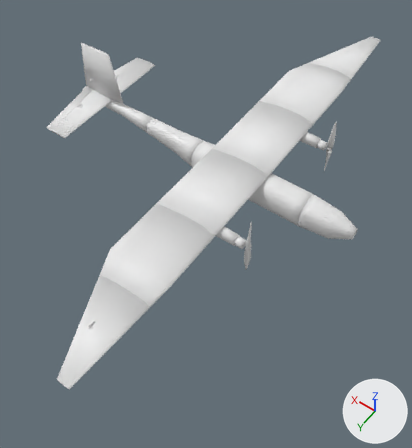
Two versions of the glTF model docs/demo/data/step/15.glb, one commit apart.
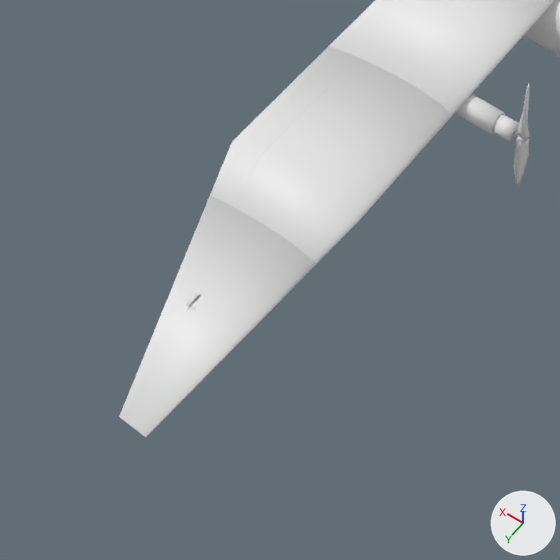
The first picture shows the older version from a camera (50 mm lens) standing at (-0.29, 1.34, 1.63) and looking at (0.52, 0.21, -0.14). The close-ups show the older and then the newer version on the part from 0% to 65% of the width and 41% to 100% of the height of that picture. Only the edits that show in the close-ups are written down. Lighting does not change. The marker at lower right points along +X, +Y and +Z.

The first close-up shows 'aileron_R', 'flap_R', 'fuse2', 'nacelle_R', 'prop_R', 'servo_aileron_R', 'wing_R1', 'wing_R2', 'wing_R3' and 1 more.
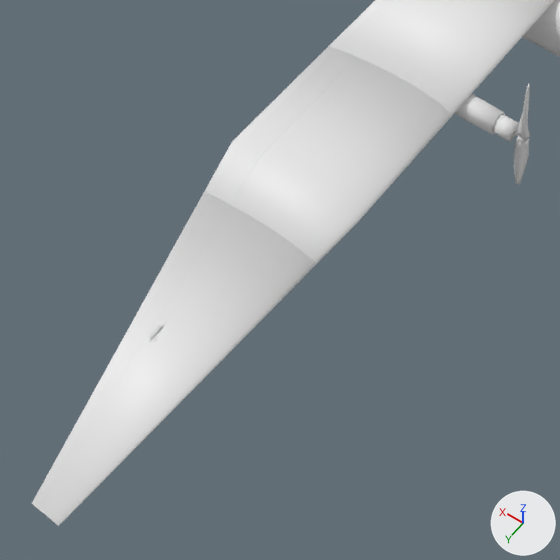
The change in detail:
me_flap_r is used by ob_flap_r; location (0.0, 0.0, 0.0).
me_flap_r had 240 vertices, 476 faces and spanned x 0.546..0.64, y 0.35..0.7, z 0.029..0.046.
me_flap_r now has 240 vertices, 476 faces and spans x 0.554..0.64, y 0.35..0.7, z 0.029..0.046.
me_flap_r part 1: all 80 vertices in x 0.546..0.599, y 0.7, z 0.032..0.044 are scaled about their middle by (1.06, 1, 1.06), then moved by (0.01, 0.0, 0.0).
me_wing_r3 is used by ob_wing_r3; location (0.0, 0.0, 0.0).
me_wing_r3 had 158 vertices, 312 faces and spanned x 0.385..0.546, y 0.7..1.046, z 0.027..0.053.
me_wing_r3 now has 158 vertices, 312 faces and spans x 0.385..0.554, y 0.7..1.2, z 0.027..0.054.
me_wing_r3 part 2: 145 of 158 vertices moved; they spanned x 0.398..0.546, y 0.7..1.046, z 0.027..0.053 and now span x 0.398..0.554, y 0.7..1.2, z 0.027..0.054; mean shift (0.007, 0.084, 0.001); largest move (0.417, 1.046, 0.04) -> (0.425, 1.2, 0.041).
me_aileron_r is used by ob_aileron_r; location (0.0, 0.0, 0.0).
me_aileron_r had 160 vertices, 316 faces and spanned x 0.442..0.599, y 0.7..1.046, z 0.032..0.044.
me_aileron_r now has 160 vertices, 316 faces and spans x 0.45..0.611, y 0.7..1.2, z 0.032..0.045.
me_aileron_r part 3: the whole mesh is multiplied about its middle by the matrix ((1.052, 0.012, -0.001), (0.0, 1.443, 0.0), (-0.002, 0.003, 1.052)), then moved by (0.01, 0.077, 0.001).
me_servo_aileron_r is used by ob_servo_aileron_r; location (0.0, 0.0, 0.0).
me_servo_aileron_r had 16 vertices, 24 faces and spanned x 0.4688..0.4928, y 0.8399..0.8719, z 0.0324..0.0444.
me_servo_aileron_r now has 16 vertices, 24 faces and spans x 0.4773..0.5013, y 0.909..0.941, z 0.0332..0.0452.
me_servo_aileron_r part 4: the whole mesh is moved by (0.0085, 0.0691, 0.0008).

What differs and where, as boxes [x1, y1, x2, y2] in the close-ups (560 x 560 px; the box of a moved part takes in the faces that stretch with it):
'wing_R3', reshaped (45% wider, 39% taller)
    before: [125, 208, 316, 438]
    after: [38, 205, 316, 526]
'aileron_R', reshaped (72% wider, 41% taller)
    before: [119, 195, 234, 421]
    after: [32, 191, 230, 509]
'flap_R', reshaped
    before: [210, 46, 358, 208]
    after: [205, 46, 358, 205]
'servo_aileron_R', moved
    before: [186, 294, 201, 311]
    after: [149, 324, 165, 342]
part 1 of me_flap_r, moved or reshaped
    before: [210, 142, 261, 208]
    after: [205, 142, 261, 205]
